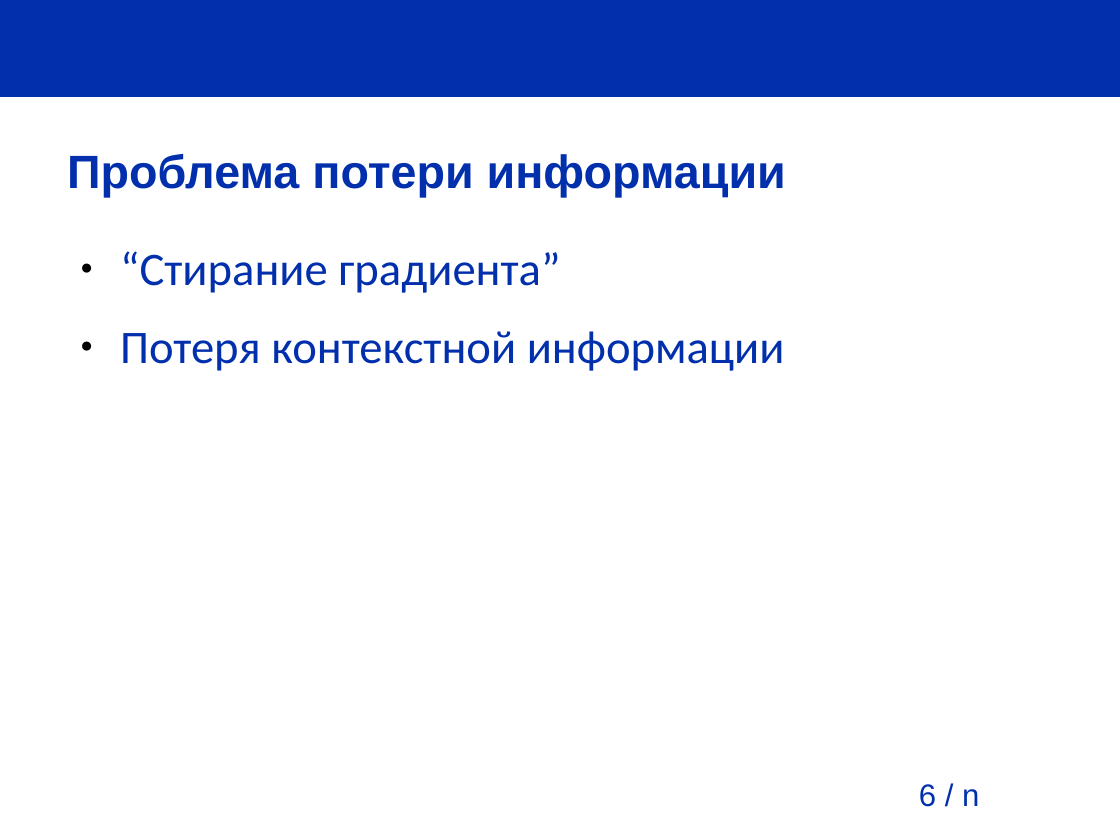
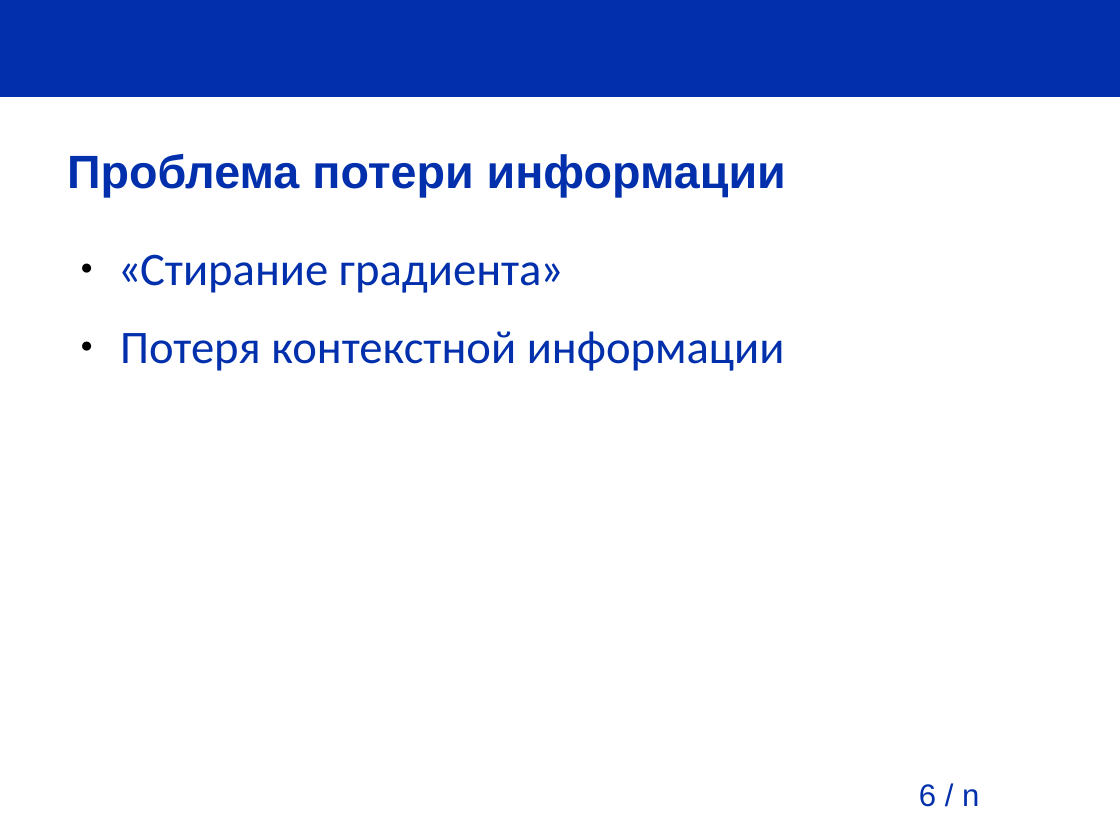
Before and after one commit to pva701/bachelor-thesis, a slide deck: slide 6 of presentation/presentation.odp. Drawn at 1120x840 pixels with LibreOffice and Linux fonts; fonts in the diff are those of the drawing; background and template pictures are left out. Boxes give left, top, right and bottom in pixels: in the first picture for what was removed or moved away, otherwise in the second. Text is boxed around its words. In the diff, an @@ line names an element or a change of style, - is before the commit and + after.

```diff
--- a/presentation/presentation.odp
+++ b/presentation/presentation.odp
@@ text at [120, 254, 562, 293]: text changed @@
-● “Стирание градиента”
+● «Стирание градиента»
```
Also in this commit, not shown: 3 other slides changed, 3 slides added, 12 other files.
